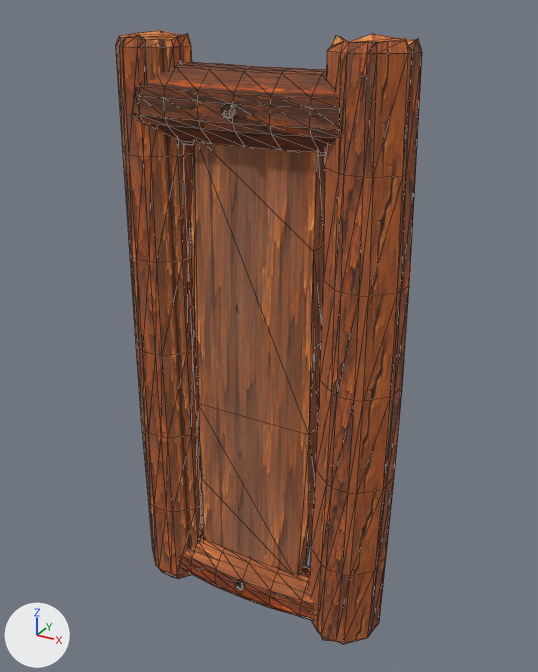
What one commit did to the glTF model assets/models/build/wall_narrow__plank_root.glb.
Both versions are drawn from a 50 mm lens placed at (1.11, -1.94, 2.06), pointed at (0.02, 0.04, 1.07). Every picture has the same lights, and +X, +Y and +Z are marked at lower left. The first picture is the older version. Mesh edges are drawn as thin lines. Vertices at exactly the same position are counted once.

In view in the first picture: 'model'.
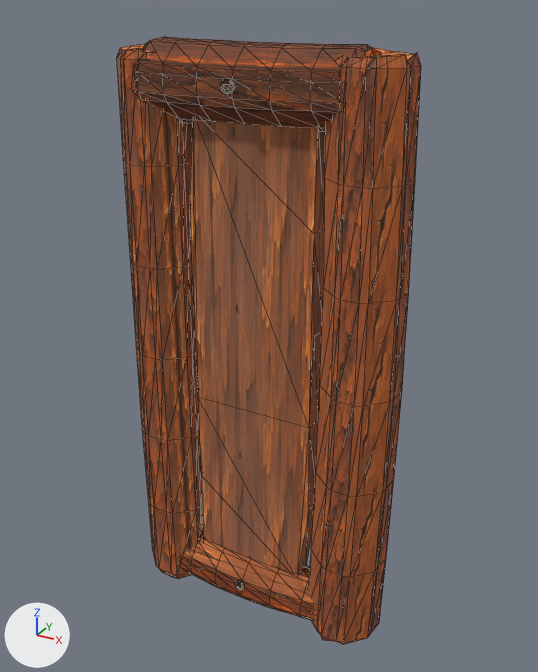
What differs and where, as boxes (x1, y1, x2, y2) in the pictures (538 x 672 px; the box of a moved part takes in the faces that stretch with it):
```json
{"object": "model", "change": "reshaped", "before": [116, 30, 422, 645], "after": [117, 36, 421, 645]}
{"part": 1, "of": "me_sphere_001", "change": "moved or reshaped", "before": [221, 104, 235, 118], "after": [220, 79, 234, 94]}
{"part": 2, "of": "me_sphere_001", "change": "moved or reshaped", "before": [116, 30, 203, 579], "after": [117, 44, 203, 579]}
{"part": 3, "of": "me_sphere_001", "change": "moved or reshaped", "before": [190, 142, 325, 575], "after": [189, 119, 325, 575]}
{"part": 4, "of": "me_sphere_001", "change": "moved or reshaped", "before": [309, 34, 422, 645], "after": [309, 47, 421, 645]}
{"part": 5, "of": "me_sphere_001", "change": "moved or reshaped", "before": [133, 62, 341, 155], "after": [132, 36, 381, 131]}
```

Edits to the scene script, one JSON object a line:
```json
{"block": "me_sphere_001", "where": "# used by ob_model"}
{"op": "remove", "block": "me_sphere_001", "code": "me_sphere_001.from_pydata(...)  # 700 vertices, 1364 faces; spans x -0.48..0.5, y -0.14..0.12, z 0.0..2.0"}
{"op": "add", "block": "me_sphere_001", "code": "me_sphere_001.from_pydata(...)  # 700 vertices, 1364 faces; spans x -0.48..0.5, y -0.14..0.12, z 0.0..1.98"}
{"block": "me_sphere_001", "change": "me_sphere_001 part 1: the loose piece of 34 vertices spanning x -0.04..0.0, y -0.14..-0.1, z 1.78..1.82 is moved by (0.0, 0.0, 0.07)"}
{"block": "me_sphere_001", "change": "me_sphere_001 part 2: the loose piece of 144 vertices spanning x -0.48..-0.22, y -0.12..0.12, z 0.02..2.0 is scaled about the mesh origin by (1, 1, 0.982)"}
{"block": "me_sphere_001", "change": "me_sphere_001 part 3: the loose piece of 24 vertices spanning x -0.22..0.22, y -0.04..0.03, z 0.17..1.72 is scaled about the mesh origin by (1, 1, 1.04)"}
{"block": "me_sphere_001", "change": "me_sphere_001 part 4: the loose piece of 144 vertices spanning x 0.22..0.5, y -0.13..0.12, z 0.02..2.0 is scaled about the mesh origin by (1, 1, 0.982)"}
{"block": "me_sphere_001", "change": "me_sphere_001 part 5: the loose piece of 144 vertices spanning x -0.36..0.36, y -0.12..0.12, z 1.68..1.92 is moved by (0.0, 0.0, 0.07)"}
{"block": "me_sphere_001", "change": "other edits to the shape of me_sphere_001 do not show in these pictures"}
```
